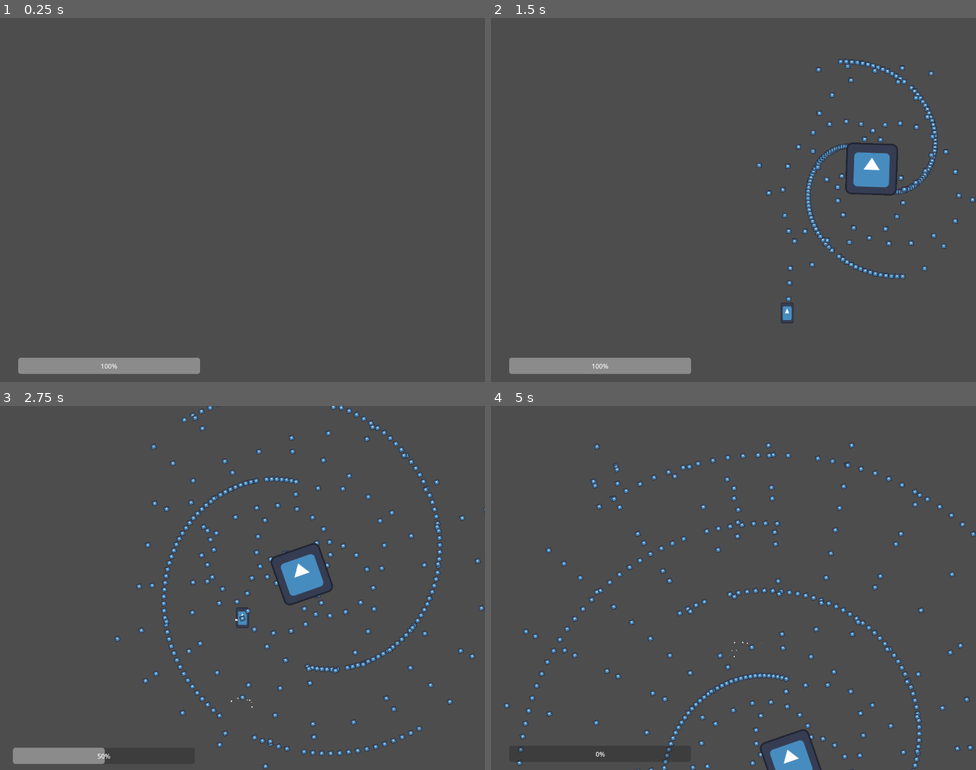
Above: before the commit, frames 1-4 (two rows, left to right).
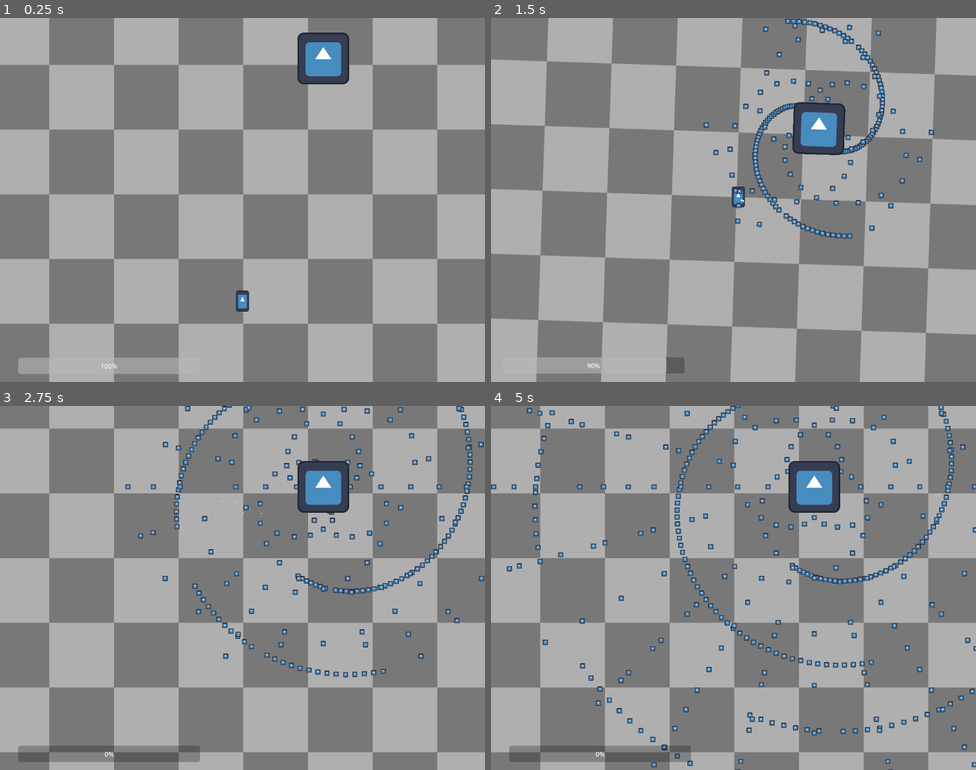
Above: after the commit, the same moments.

Repository: AustereTriceratops/BulletHellEngine
Game: Godot game, scene res://levels/level.tscn
The game is run twice, just before and just after one commit, with the same random seed, the same clock (stepped at 60 frames per second) and the same inputs. The engine's default icon, where the game draws it, is replaced by a stand-in: a white triangle on a blue panel in a dark square.
Inputs (mouse positions are in pixels of both pictures, inside the frame that each line leads up to):
- Up to frame 1 (0.25 s): no input
- Up to frame 2 (1.5 s): move the mouse to (757, 200) at 0.52 s; hold Shift (shift, bound only after the commit) 0.53-1.28 s; hold W (player_up) from 0.53 s (still down); move the mouse to (709, 200) at 1.27 s; tap Q (look_left) at 1.35 s
- Up to frame 3 (2.75 s): keep holding W (player_up); tap Shift (shift, bound only after the commit) at 1.55, 2.3 s; move the mouse to (252, 580) at 2.02 s; hold E (look_right) from 2.03 s (still down)
- Up to frame 4 (5 s): keep holding W (player_up); move the mouse to (728, 595) at 2.77 s; release E (look_right) at 2.78 s; tap Shift (shift, bound only after the commit) at 2.85, 4.55 s; move the mouse to (767, 591) at 3.52 s; hold Shift (shift, bound only after the commit) 3.53-4.28 s; move the mouse to (694, 584) at 4.27 s; tap Q (look_left) at 4.35 s

The runs differ from the first frame. In frame 1, 98% of the frame differs, in the area x 0-100%, y 0-100%; in frame 2, 98%; in frame 3, 98%; in frame 4, 98%.

Commit message:
PlayerCamera is now a child of Player, placeholder background, player moves faster with shift

Diff:
--- a/levels/level.tscn
+++ b/levels/level.tscn
@@ -1,13 +1,11 @@
-[gd_scene load_steps=8 format=3 uid="uid://cwy74via8ycqp"]
+[gd_scene load_steps=7 format=3 uid="uid://cwy74via8ycqp"]
 
 [ext_resource type="Script" path="res://levels/level.gd" id="1_2twt2"]
+[ext_resource type="Texture2D" uid="uid://b88iyk7fs4cff" path="res://assets/test_bg_1.png" id="3_8ctg6"]
 [ext_resource type="PackedScene" uid="uid://gnsp8mu4u6ch" path="res://player/Player.tscn" id="3_wkmk4"]
-[ext_resource type="Script" path="res://player/playerCamera.gd" id="4_elmmd"]
 [ext_resource type="Script" path="res://ui/uiManager.gd" id="4_pwtq4"]
 [ext_resource type="Script" path="res://utils/InputManager.gd" id="5_7xnl0"]
 [ext_resource type="PackedScene" uid="uid://dwjq7xbomxtuy" path="res://ui/PauseMenu.tscn" id="5_neoxo"]
-
-[sub_resource type="AtlasTexture" id="AtlasTexture_wme6u"]
 
 [node name="Level" type="Node2D"]
 script = ExtResource("1_2twt2")
@@ -22,15 +20,9 @@
 position = Vector2(600, 800)
 
 [node name="Background" type="Sprite2D" parent="."]
-scale = Vector2(1149, 654)
-texture = SubResource("AtlasTexture_wme6u")
-
-[node name="PlayerCamera" type="Camera2D" parent="."]
-offset = Vector2(2.08165e-12, -250)
-ignore_rotation = false
-position_smoothing_enabled = true
-position_smoothing_speed = 1.0
-script = ExtResource("4_elmmd")
+z_index = -1
+position = Vector2(488, 256)
+texture = ExtResource("3_8ctg6")
 
 [node name="UI" type="CanvasLayer" parent="."]
 
--- a/player/Player.tscn
+++ b/player/Player.tscn
@@ -1,8 +1,9 @@
-[gd_scene load_steps=5 format=3 uid="uid://gnsp8mu4u6ch"]
+[gd_scene load_steps=6 format=3 uid="uid://gnsp8mu4u6ch"]
 
 [ext_resource type="Texture2D" uid="uid://phncr5l0b23n" path="res://icon.svg" id="1_eaysy"]
 [ext_resource type="Script" path="res://player/player.gd" id="1_xof36"]
 [ext_resource type="PackedScene" uid="uid://cmkw6tmryhrua" path="res://bullets/PlayerBullet.tscn" id="2_u5p1p"]
+[ext_resource type="Script" path="res://player/playerCamera.gd" id="4_8k2lw"]
 
 [sub_resource type="CircleShape2D" id="CircleShape2D_kambq"]
 radius = 14.8661
@@ -23,5 +24,10 @@
 wait_time = 0.3
 autostart = true
 
+[node name="PlayerCamera" type="Camera2D" parent="."]
+ignore_rotation = false
+position_smoothing_speed = 1.0
+script = ExtResource("4_8k2lw")
+
 [connection signal="body_entered" from="." to="." method="_on_body_entered"]
 [connection signal="timeout" from="Timer" to="." method="_on_timer_timeout"]
--- a/player/player.gd
+++ b/player/player.gd
@@ -54,6 +54,7 @@
 	var playerMoved = false
 	var playerRotated = false
 	var movementVec = Vector2(0, 0)
+	var speedMultiplier = 1;
 
 	if Input.is_action_pressed('player_left'):
 		movementVec -= global_transform.x
@@ -73,10 +74,13 @@
 	if Input.is_action_pressed('look_left'):
 		rotate(-rotationSpeed * delta)
 		playerRotated = true
+	if Input.is_action_pressed('shift'):
+		speedMultiplier = 2
 
 	if playerMoved:
 		var direction = movementVec.normalized()
-		position += delta * speed * direction
+
+		position += delta * speed * direction * speedMultiplier
 		moved.emit(position)
 
 	if playerRotated:
--- a/player/playerCamera.gd
+++ b/player/playerCamera.gd
@@ -9,18 +9,21 @@
 # ========================
 
 func player_moved(playerPosition):
-	position = playerPosition
+	#position = playerPosition
+	pass
 
 func player_rotated(playerRotation):
-	rotation = playerRotation
 	offset = OFFSET_FROM_PLAYER.rotated(playerRotation)
+
 
 # ========================
 # ===== NODE METHODS =====
 # ========================
 
 func _ready():
-	playerNode = get_tree().get_root().get_node("Level").get_node("Player")
-	playerNode.moved.connect(player_moved)
+	playerNode = get_node('..')
 	playerNode.rotated.connect(player_rotated)
-	position = playerNode.position
+
+	offset = OFFSET_FROM_PLAYER
+	position_smoothing_enabled = true
+	position_smoothing_speed = 1
--- a/project.godot
+++ b/project.godot
@@ -70,6 +70,12 @@
 "events": [Object(InputEventKey,"resource_local_to_scene":false,"resource_name":"","device":-1,"window_id":0,"alt_press …(182 unchanged characters)…
 ]
 }
+shift={
+"deadzone": 0.5,
+"events": [Object(InputEventKey,"resource_local_to_scene":false,"resource_name":"","device":-1,"window_id":0,"alt_pressed":false,"shift_pressed":false,"ctrl_pressed":false,"meta_pressed":false,"pressed":false,"keycode":0,"physical_keycode":4194325,"key_label":0,"unicode":0,"echo":false,"script":null)
+, Object(InputEventKey,"resource_local_to_scene":false,"resource_name":"","device":-1,"window_id":0,"alt_pressed":false,"shift_pressed":false,"ctrl_pressed":false,"meta_pressed":false,"pressed":false,"keycode":0,"physical_keycode":4194325,"key_label":0,"unicode":0,"echo":false,"script":null)
+]
+}
 
 [layer_names]
 
Binary file added: assets/test_bg_1.png
Not shown, added: assets/test_bg_1.kra
